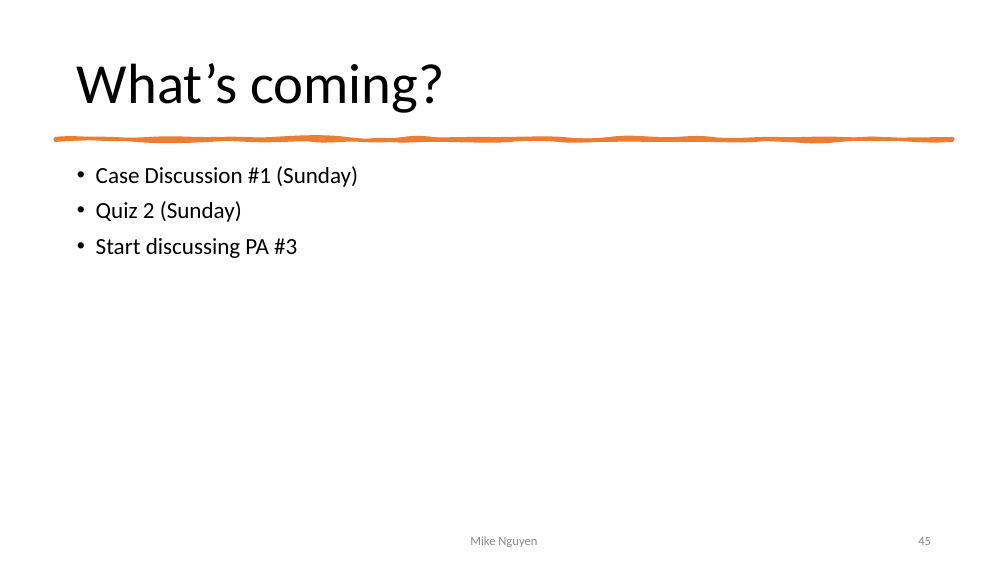
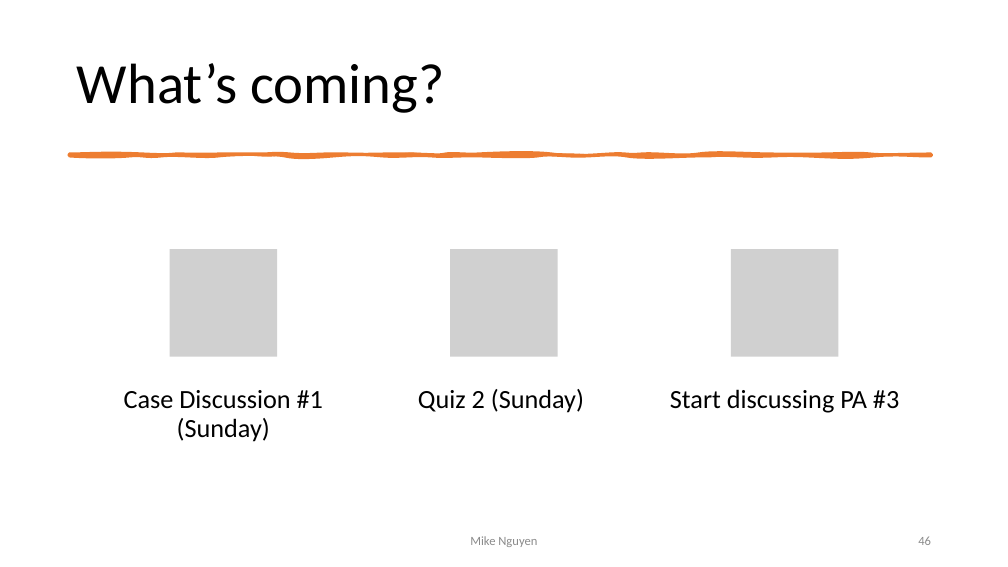
Before and after one commit to mikenguyen13/mar4050_S22, a slide deck: slide 46 of lectures/3/1_Research Design.pptx (slide 45 before the commit). Drawn at 1008x567 pixels with LibreOffice and Linux fonts; fonts in the diff are those of the drawing; grey boxes stand for pictures. Boxes give left, top, right and bottom in pixels: in the first picture for what was removed or moved away, otherwise in the second. Text is boxed around its words. In the diff, an @@ line names an element or a change of style, - is before the commit and + after.

```diff
--- a/lectures/3/1_Research Design.pptx
+++ b/lectures/3/1_Research Design.pptx
@@ freeform shape: place and size @@
-freeform shape at [55,138,953,140]
+freeform shape at [70,154,932,156]
@@ text removed at [96,166,358,258] @@
-• Case Discussion #1 (Sunday)
-• Quiz 2 (Sunday)
-• Start discussing PA #3
@@ group added at [124,250,899,442]: 3 pictures, 3 texts @@
+Case Discussion #1 (Sunday)
+Quiz 2 (Sunday)
+Start discussing PA #3
```
Also in this commit, not shown: 5 other slides changed, 1 slide added, 4 other files.
